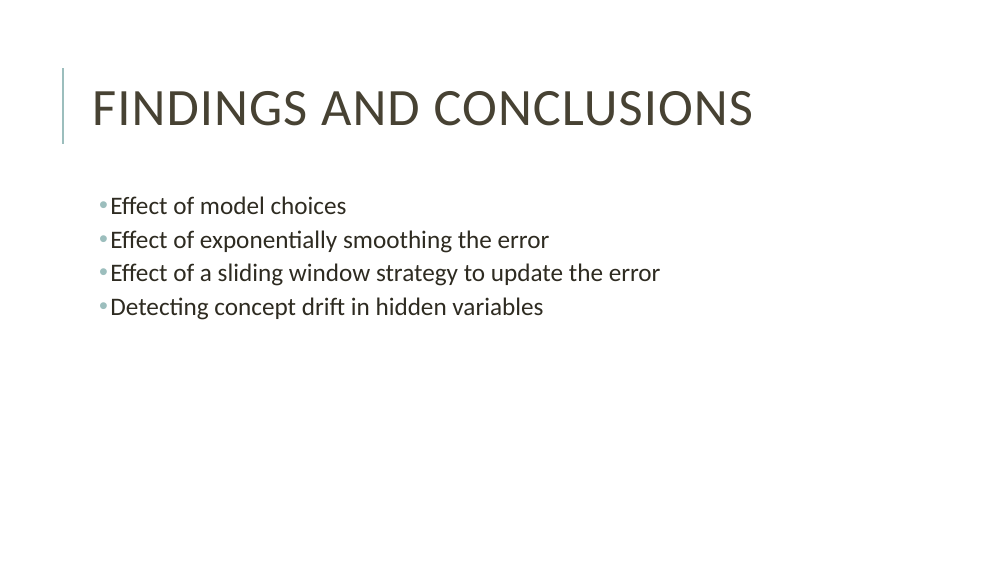
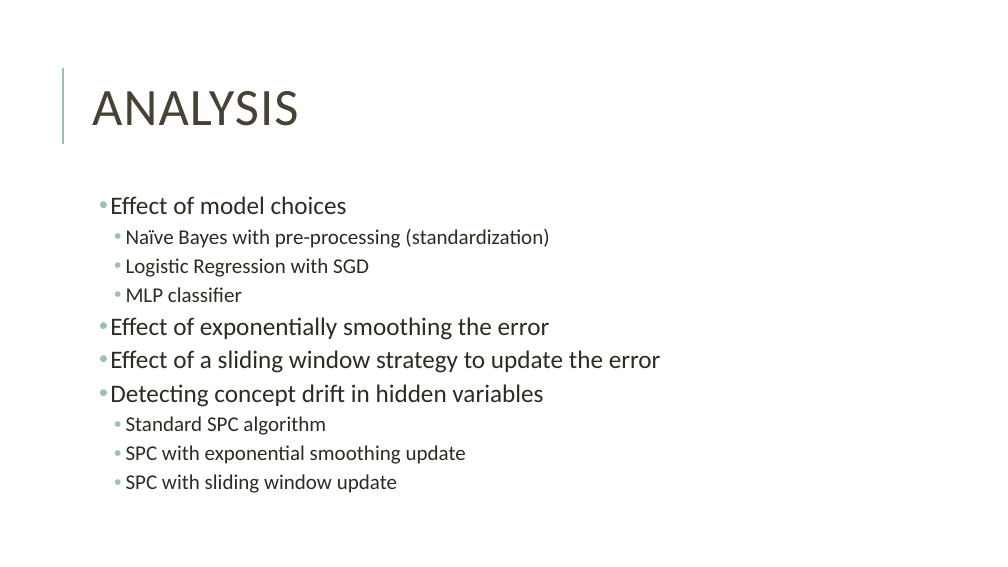
Before and after one commit to miguelFigSilva/dsm_SPC, a slide deck: slide 8 of presentation.pptx. Drawn at 1008x567 pixels with LibreOffice and Linux fonts; fonts in the diff are those of the drawing. Boxes give left, top, right and bottom in pixels: in the first picture for what was removed or moved away, otherwise in the second. Text is boxed around its words. In the diff, an @@ line names an element or a change of style, - is before the commit and + after.

```diff
--- a/presentation.pptx
+++ b/presentation.pptx
@@ title at [92, 91, 298, 126]: text changed @@
-FINDINGS AND CONCLUSIONS
+ANALYSIS
@@ text at [126, 229, 549, 302]: paragraphs added @@
+    • Naïve Bayes with pre-processing (standardization)
+    • Logistic Regression with SGD
+    • MLP classifier
@@ text at [126, 416, 466, 493]: paragraphs added @@
+    • Standard SPC algorithm
+    • SPC with exponential smoothing update
+    • SPC with sliding window update
```
Also in this commit, not shown: 12 other slides changed, 1 slide added, 2 slides removed, 2 other files.
